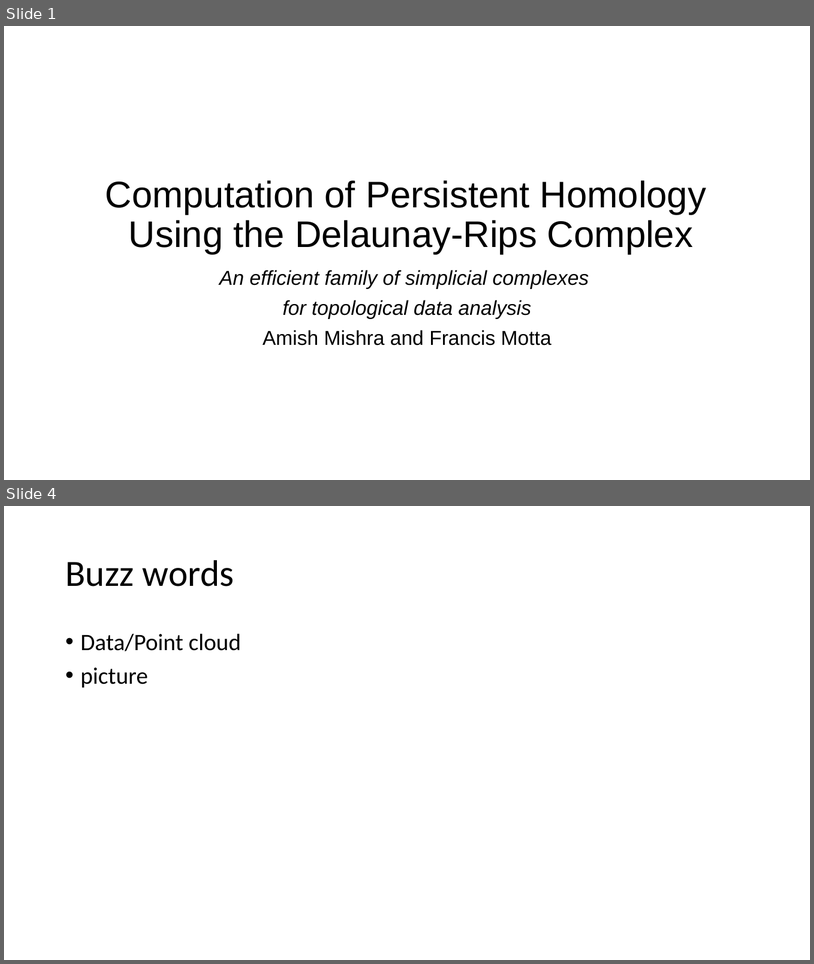
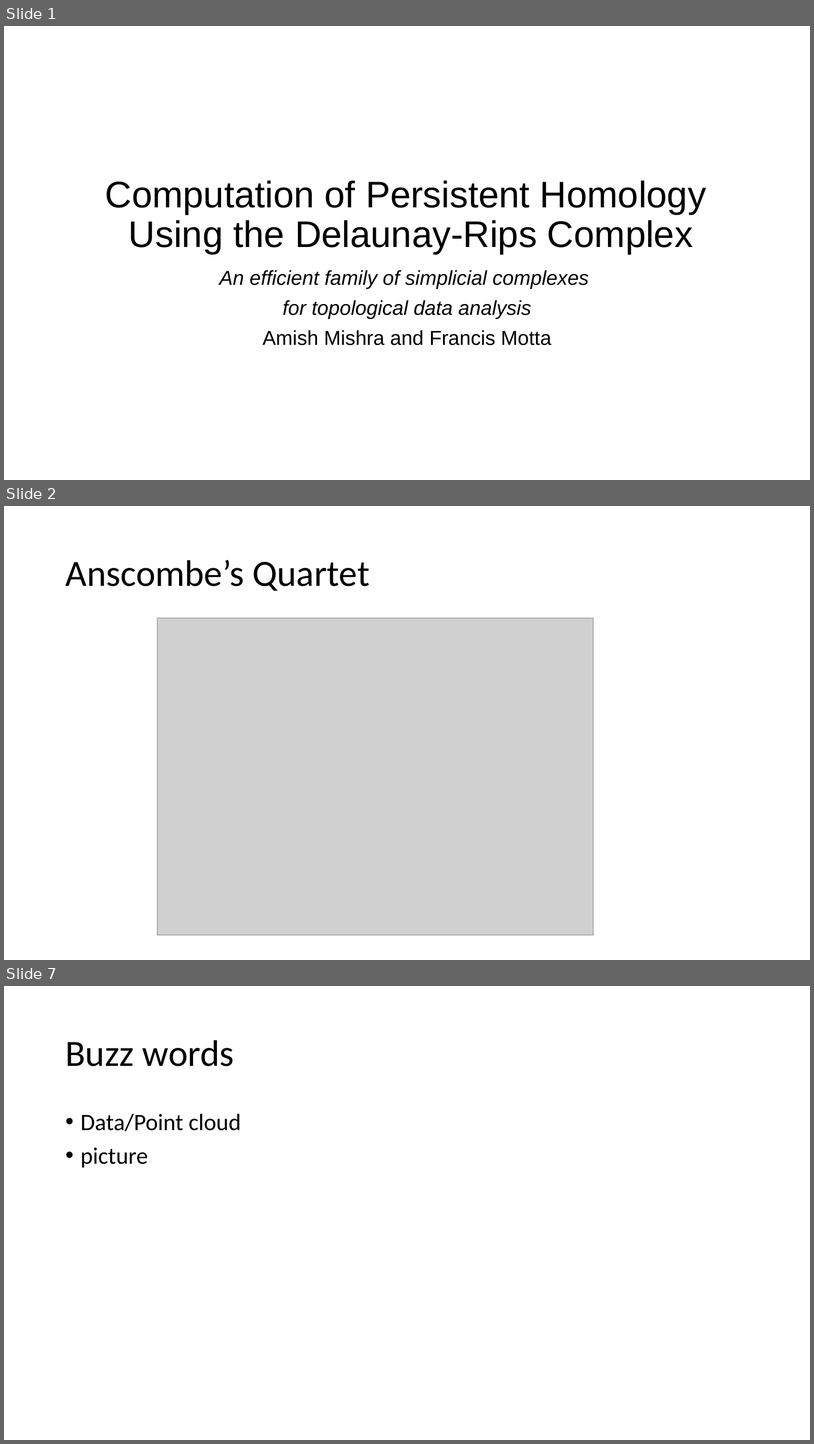
Before and after one commit to amish-mishra/TDA-shape-classification-using-DR, a slide deck: Delaunay-Rips_Paper/Computation_of_Persistent_Homology_Presentation.pptx. Shown one above the other, each under a label of ours: slides 1 and 4 before the commit, slides 1, 2 and 7 after it; the slides between them are not shown. The pictures are 814x964 and 814x1444 pixels, drawn with LibreOffice and Linux fonts; fonts in the diff are those of the drawing; grey boxes stand for pictures. Boxes give left, top, right and bottom in pixels: in the first picture for what was removed or moved away, otherwise in the second. Text is boxed around its words. In the diff, an @@ line names an element or a change of style, - is before the commit and + after.

```diff
--- a/Delaunay-Rips_Paper/Computation_of_Persistent_Homology_Presentation.pptx
+++ b/Delaunay-Rips_Paper/Computation_of_Persistent_Homology_Presentation.pptx
@@ slide 2 added at <box>4,506,810,960</box>, background #FFFFFF @@
@@ title added at <box>65,560,370,591</box>, 44 pt, text #000000 @@
+Anscombe’s Quartet
@@ picture added at <box>158,618,594,935</box> @@
@@ what was slide 4 is now slide 7 @@
```
Also in this commit, not shown: 2 slides changed, 27 other slides added, 1 other file.
